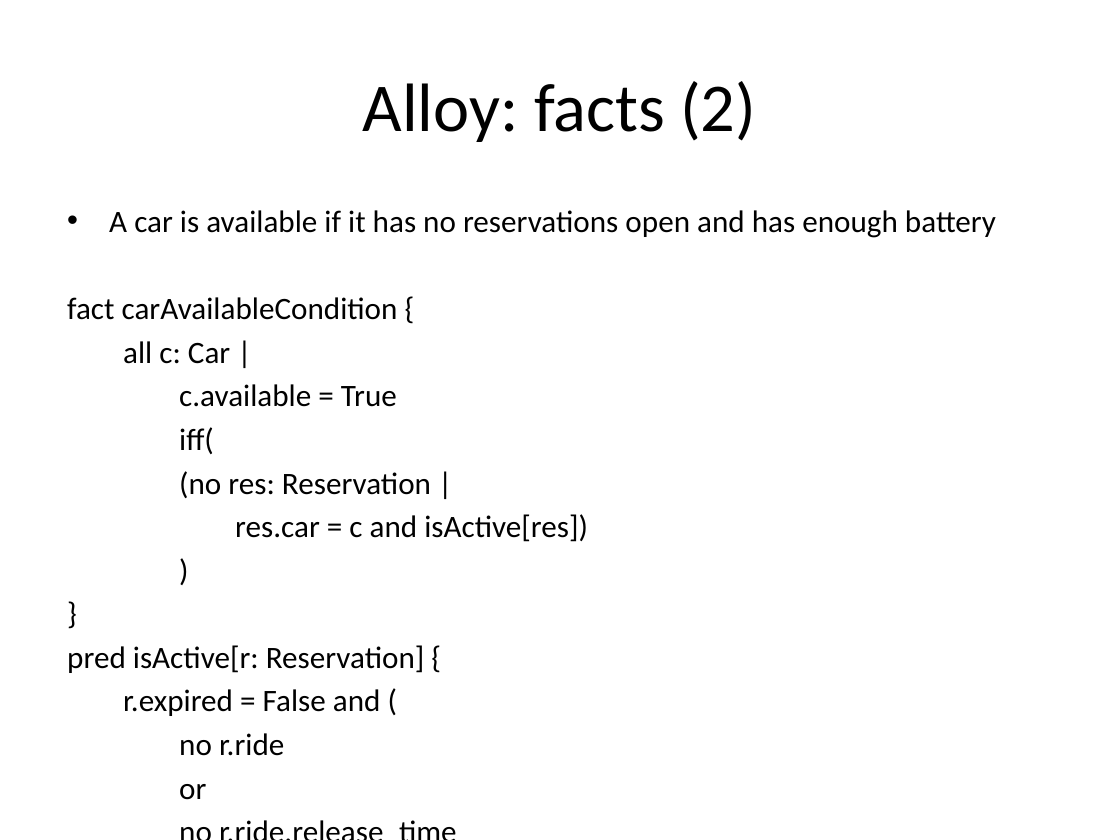
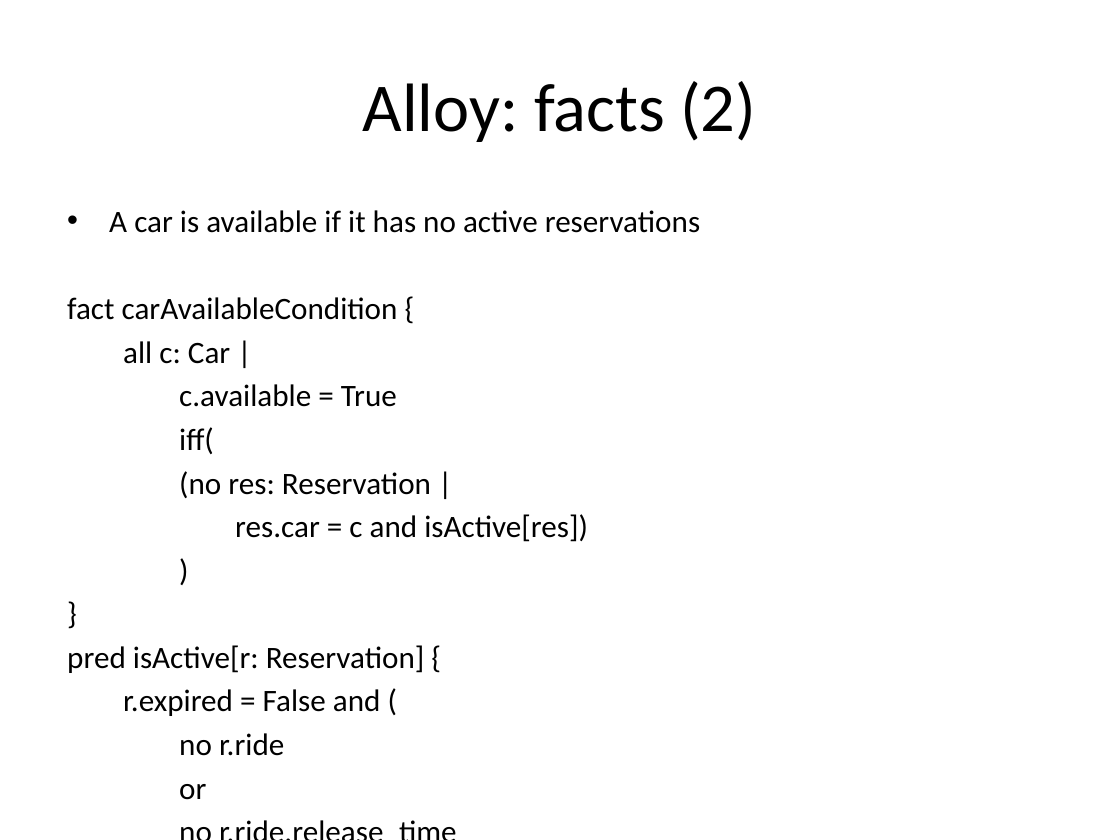
Before and after one commit to cattaneo-riccardo/PowerEnjoy, a slide deck: slide 28 of RASD/presentation/RASD_presentation.pptx. Drawn at 1120x840 pixels with LibreOffice and Linux fonts; fonts in the diff are those of the drawing. Boxes give left, top, right and bottom in pixels: in the first picture for what was removed or moved away, otherwise in the second. Text is boxed around its words. In the diff, an @@ line names an element or a change of style, - is before the commit and + after.

```diff
--- a/RASD/presentation/RASD_presentation.pptx
+++ b/RASD/presentation/RASD_presentation.pptx
@@ text at (109, 210, 700, 233): text changed @@
-• A car is available if it has no reservations open and has enough battery
+• A car is available if it has no active reservations
```
Also in this commit, not shown: 8 other slides changed, 1 other file.
